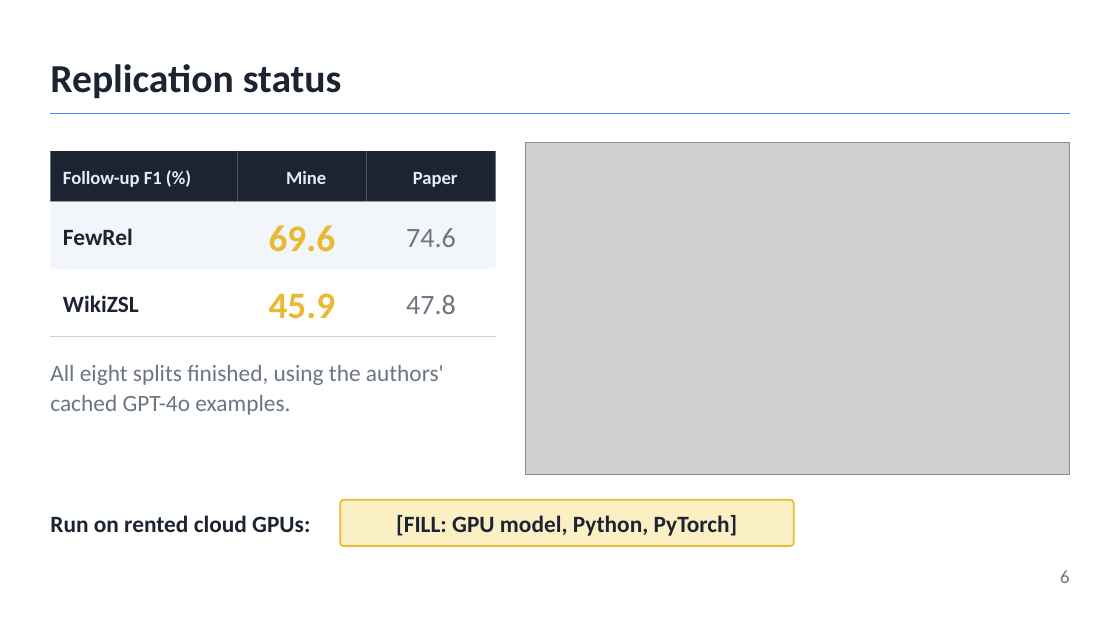
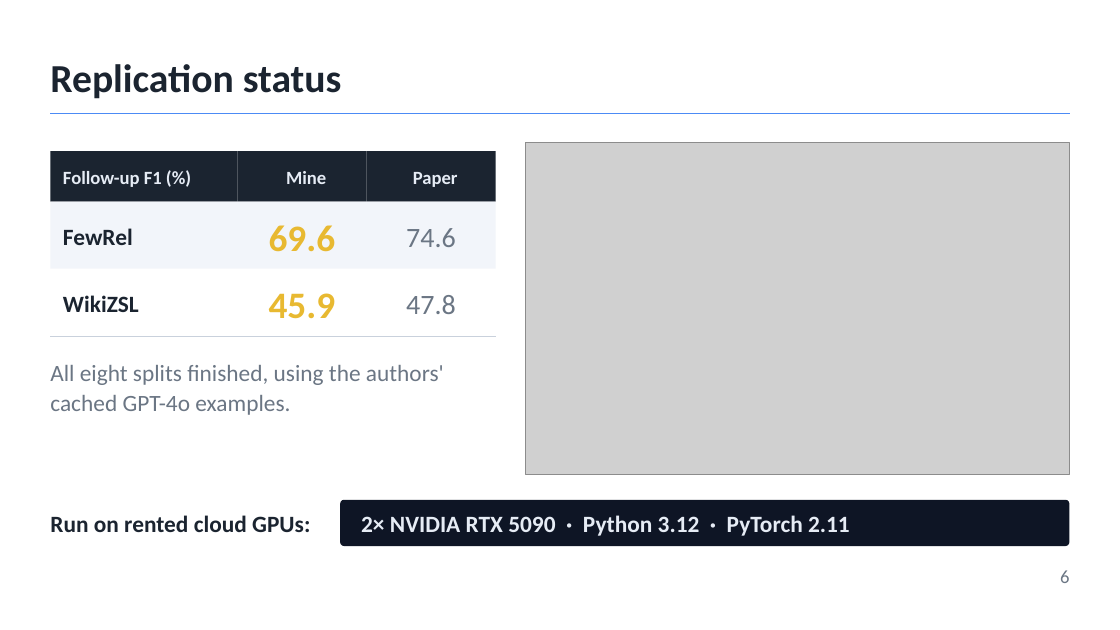
Before and after one commit to ManoharNaidu/REPaL, a slide deck: slide 6 of 2026-10-10-project-update.pptx. Drawn at 1120x630 pixels with LibreOffice and Linux fonts; fonts in the diff are those of the drawing; grey boxes stand for pictures. Boxes give left, top, right and bottom in pixels: in the first picture for what was removed or moved away, otherwise in the second. Text is boxed around its words. In the diff, an @@ line names an element or a change of style, - is before the commit and + after.

```diff
--- a/2026-10-10-project-update.pptx
+++ b/2026-10-10-project-update.pptx
@@ rounded rectangle: place and size @@
-rounded rectangle at box(340, 500, 794, 546)
+rounded rectangle at box(340, 500, 1070, 546)
@@ rounded rectangle at box(340, 500, 1070, 546): fill #FBEFC4 to #0E1525; outline #E8B931 1.5 pt to none @@
@@ text added at box(361, 515, 850, 536), 20 pt, text #E6ECF5, bold @@
+2× NVIDIA RTX 5090 · Python 3.12 · PyTorch 2.11
@@ text in rounded rectangle at box(396, 515, 738, 536): text removed @@
-[FILL: GPU model, Python, PyTorch]
```
Also in this commit, not shown: 3 other slides changed, 2 other files.
